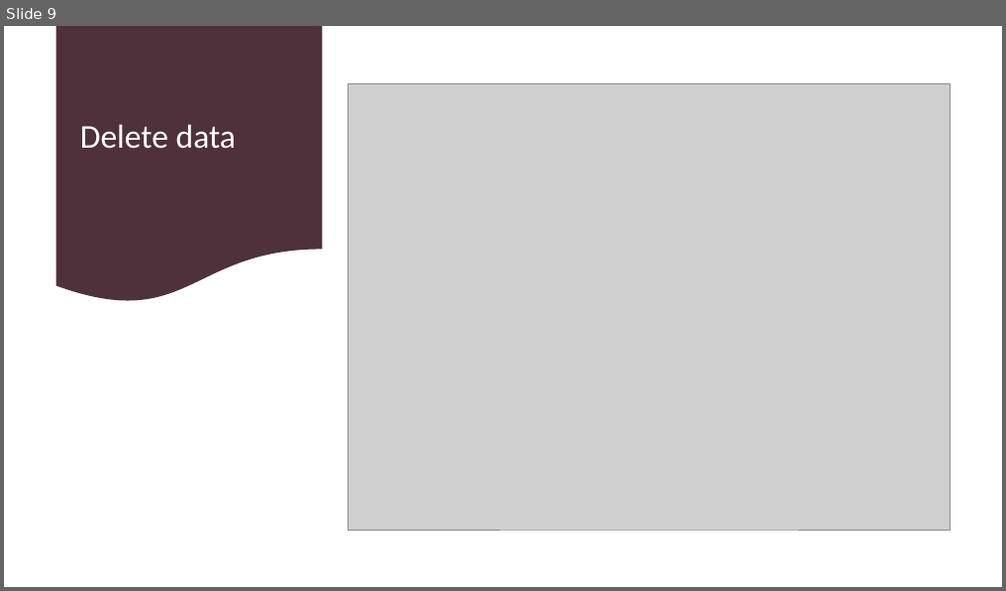
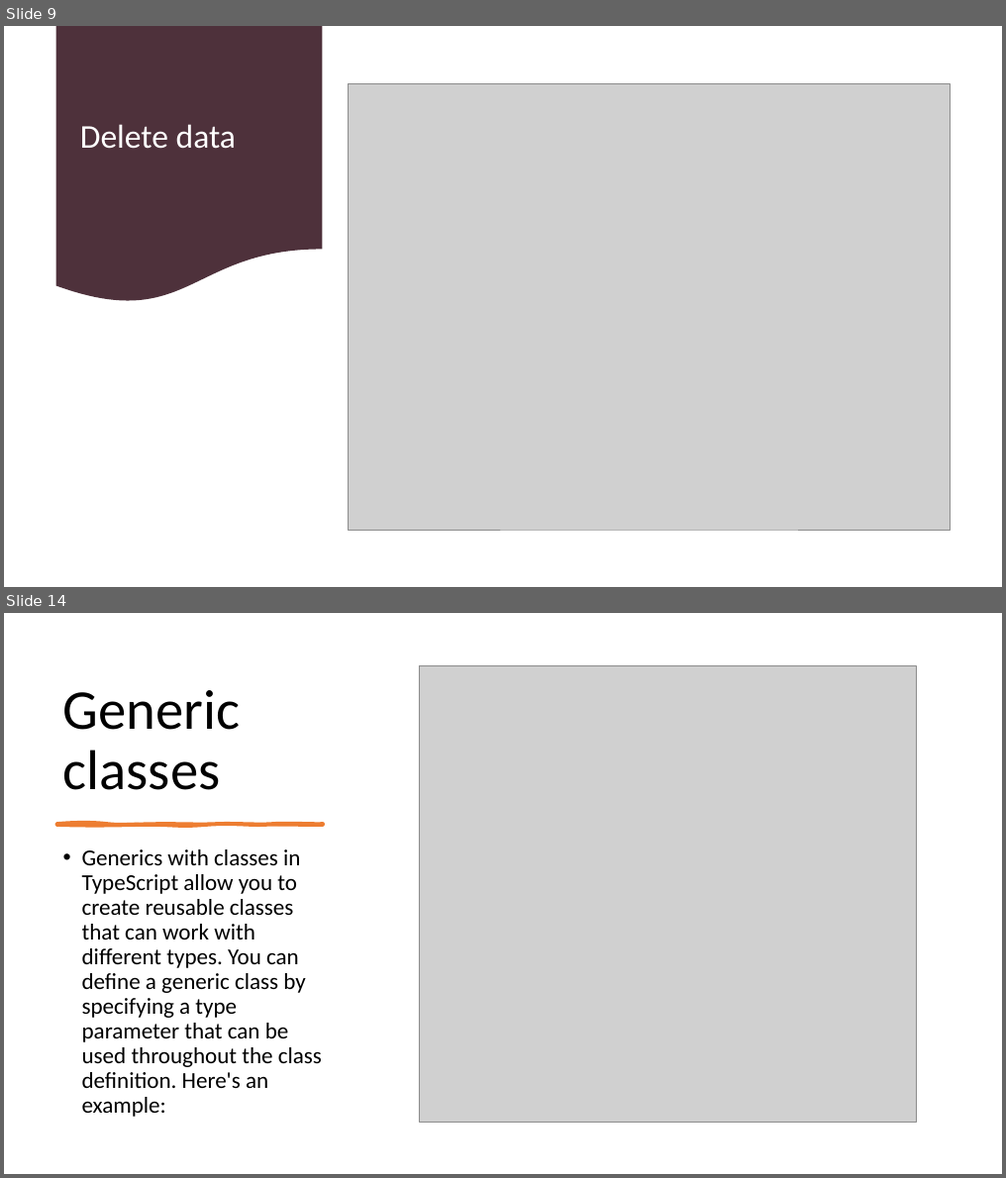
Before and after one commit to 1shaked/full-stack, a slide deck: 22ass/supabase project.pptx. Shown one above the other, each under a label of ours: slide 9 before the commit, slides 9 and 14 after it; the slides between them are not shown. The pictures are 1006x591 and 1006x1178 pixels, drawn with LibreOffice and Linux fonts; fonts in the diff are those of the drawing; grey boxes stand for pictures. Boxes give left, top, right and bottom in pixels: in the first picture for what was removed or moved away, otherwise in the second. Text is boxed around its words. In the diff, an @@ line names an element or a change of style, - is before the commit and + after.

```diff
--- a/22ass/supabase project.pptx
+++ b/22ass/supabase project.pptx
@@ slide 14 added at <box>4,613,1002,1174</box>, background #FFFFFF @@
@@ picture added at <box>419,665,917,1122</box> @@
@@ title added at <box>63,690,241,790</box>, 54 pt, text #000000 @@
+Generic classes
@@ freeform shape added at <box>56,823,323,825</box>, fill #ED7D31, outline #ED7D31 3 pt @@
@@ text added at <box>82,850,322,1117</box>, 22 pt, text #000000 @@
+• Generics with classes in TypeScript allow you to create reusable classes that can work with different types. You can define a generic class by specifying a type parameter that can be used throughout the class definition. Here's an example:
```
Also in this commit, not shown: 4 other slides added, 1 slide removed, 16 other files.
